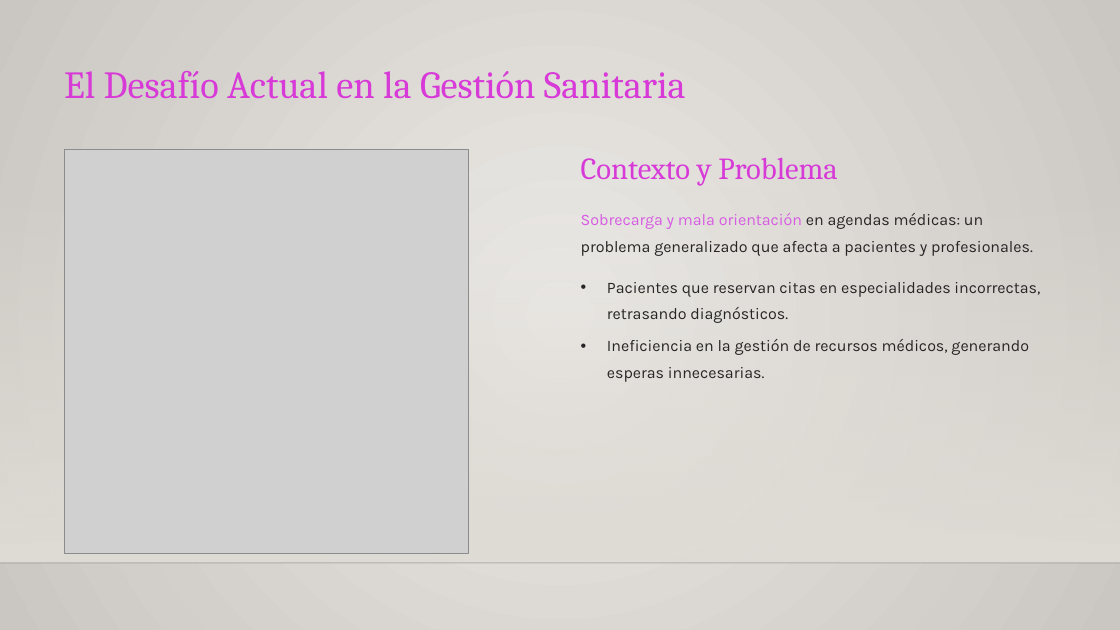
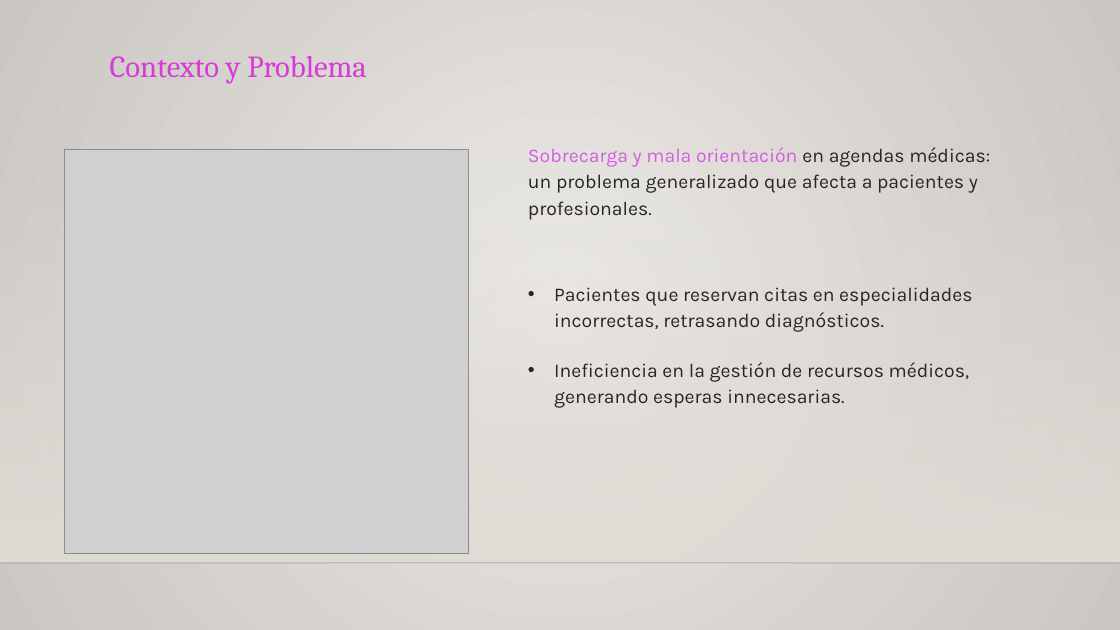
Before and after one commit to MRCuevasCarreno/MediTriage, a slide deck: slide 2 of Fase 2/Evidencias Grupales/Presentación Proyecto.pptx. Drawn at 1120x630 pixels with LibreOffice and Linux fonts; fonts in the diff are those of the drawing; grey boxes stand for pictures; background and template pictures are left out. Boxes give left, top, right and bottom in pixels: in the first picture for what was removed or moved away, otherwise in the second. Text is boxed around its words. In the diff, an @@ line names an element or a change of style, - is before the commit and + after.

```diff
--- a/Fase 2/Evidencias Grupales/Presentación Proyecto.pptx
+++ b/Fase 2/Evidencias Grupales/Presentación Proyecto.pptx
@@ text "Contexto y Problema": place and size @@
-text "Contexto y Problema" at box(581, 158, 838, 186)
+text "Contexto y Problema" at box(110, 56, 367, 84)
@@ text removed at box(64, 71, 686, 99) @@
-El Desafío Actual en la Gestión Sanitaria
@@ size 16.5 to 20 pt in 3 elements at box(554, 287, 972, 332), box(554, 362, 970, 408), box(528, 147, 990, 193) @@
@@ text "Sobrecarga y mala orientación en ...": place and size @@
-text "Sobrecarga y mala orientación en ..." at box(581, 213, 1033, 256)
+text "Sobrecarga y mala orientación en ..." at box(528, 147, 990, 193)
@@ text "Pacientes que reservan citas en ...": place and size @@
-text "Pacientes que reservan citas en ..." at box(607, 282, 1040, 323)
+text "Pacientes que reservan citas en ..." at box(554, 287, 972, 332)
@@ text "Ineficiencia en la gestión de ...": place and size @@
-text "Ineficiencia en la gestión de ..." at box(607, 339, 1029, 382)
+text "Ineficiencia en la gestión de ..." at box(554, 362, 970, 408)
```
Also in this commit, not shown: 4 other slides changed, 4 slides added, 8 slides removed, 8 other files.
